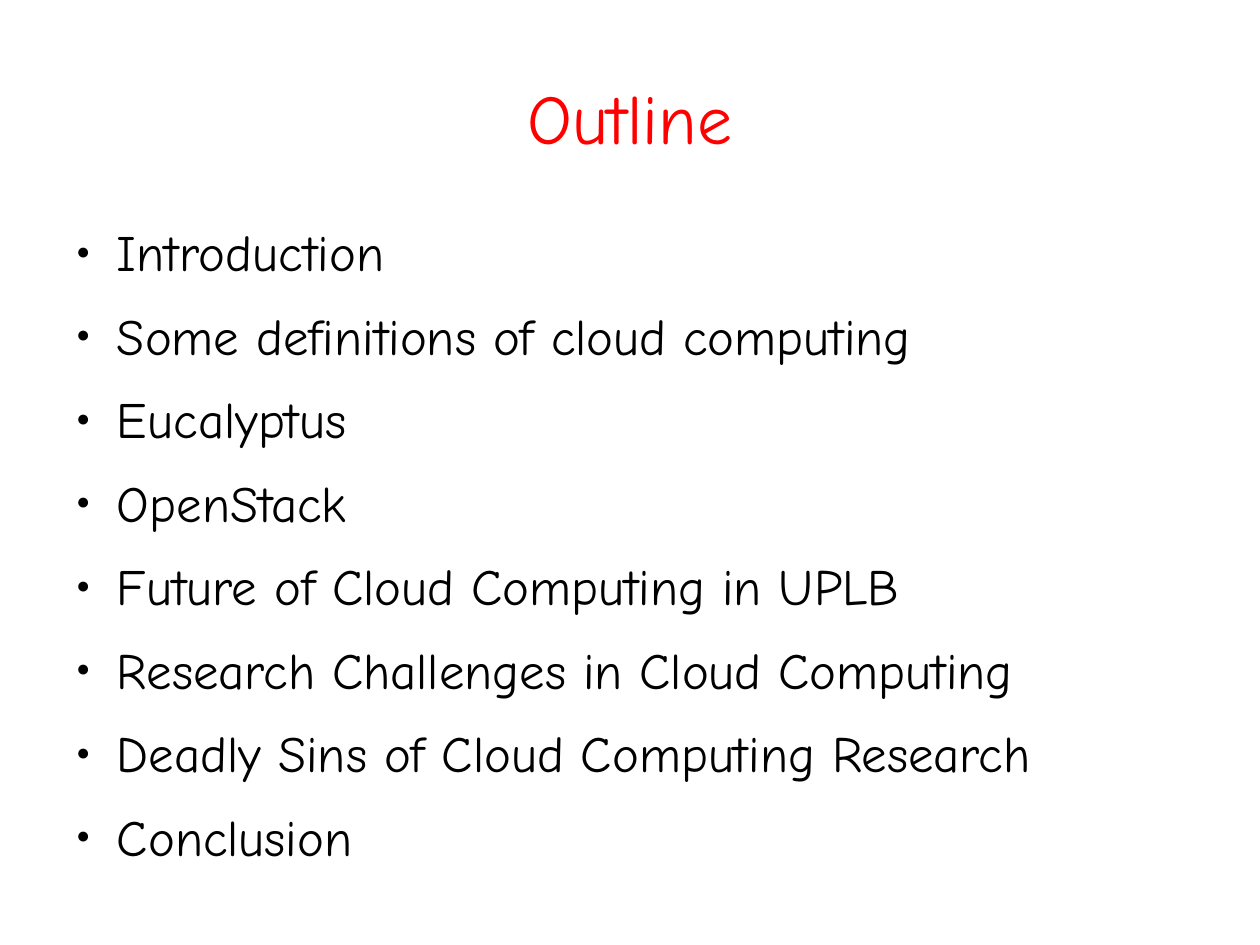
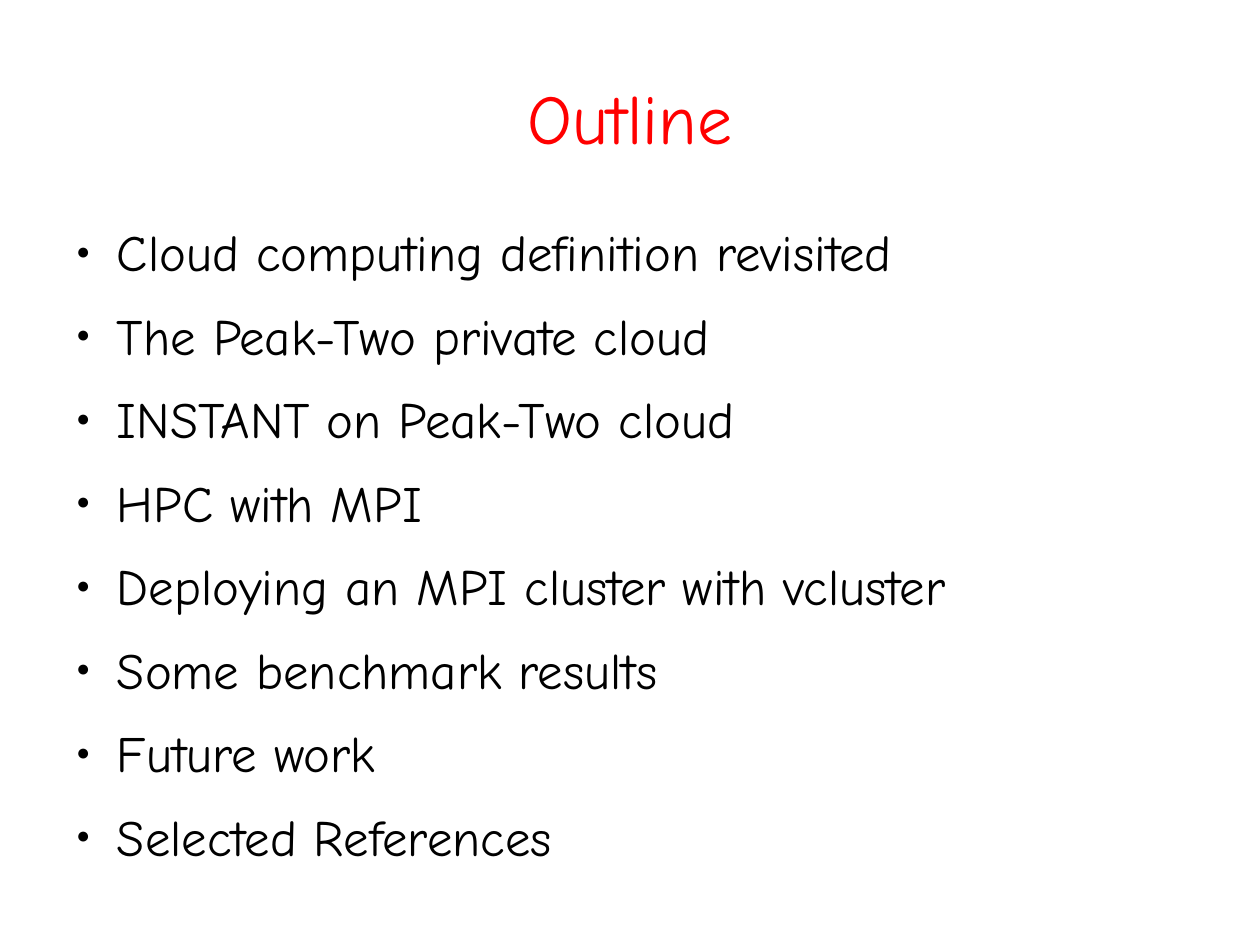
Before and after one commit to aanovelo/cmsc-137-ab5l-project, a slide deck: slide 2 of jach-phd/seminars/CMSC399-2-slides.odp. Drawn at 1260x945 pixels with LibreOffice and Linux fonts; fonts in the diff are those of the drawing. Boxes give left, top, right and bottom in pixels: in the first picture for what was removed or moved away, otherwise in the second. Text is boxed around its words. In the diff, an @@ line names an element or a change of style, - is before the commit and + after.

```diff
--- a/jach-phd/seminars/CMSC399-2-slides.odp
+++ b/jach-phd/seminars/CMSC399-2-slides.odp
@@ text at (x1=117, y1=236, x2=946, y2=857): text changed @@
-● Introduction
-● Some definitions of cloud computing
-● Eucalyptus
-● OpenStack
-● Future of Cloud Computing in UPLB
-● Research Challenges in Cloud Computing
-● Deadly Sins of Cloud Computing Research
-● Conclusion
+● Cloud computing definition revisited
+● The Peak-Two private cloud
+● INSTANT on Peak-Two cloud
+● HPC with MPI
+● Deploying an MPI cluster with vcluster
+● Some benchmark results
+● Future work
+● Selected References
```
Also in this commit, not shown: 1 other slide changed.
